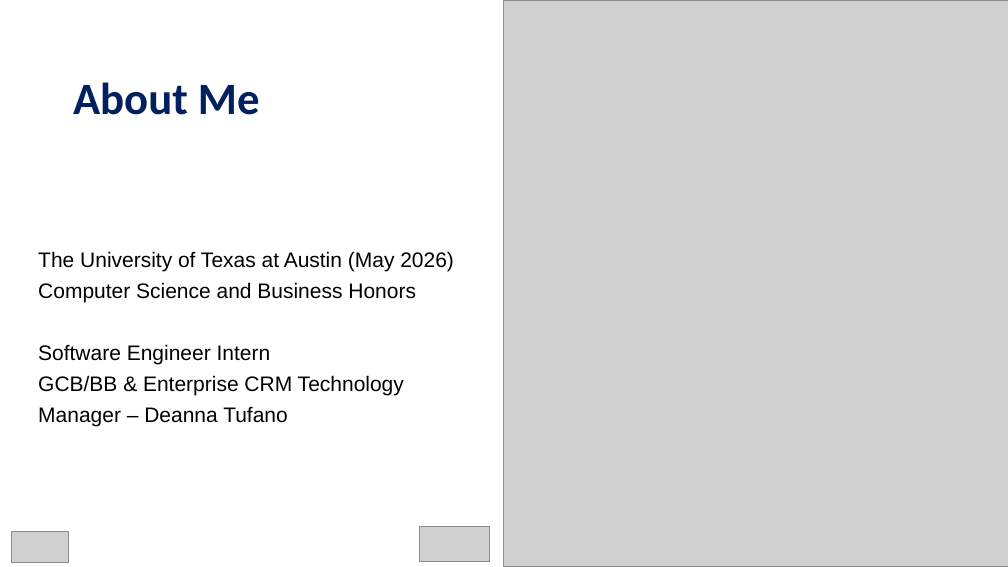
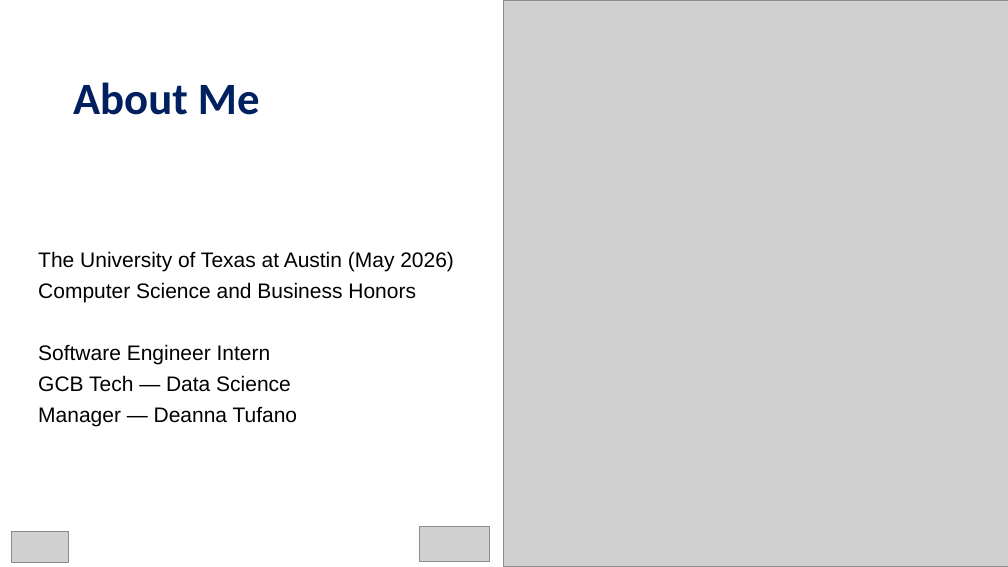
Before and after one commit to HenryQuillin/g380, a slide deck: slide 2 of NewsNudge-updated.pptx. Drawn at 1008x567 pixels with LibreOffice and Linux fonts; fonts in the diff are those of the drawing; grey boxes stand for pictures. Boxes give left, top, right and bottom in pixels: in the first picture for what was removed or moved away, otherwise in the second. Text is boxed around its words. In the diff, an @@ line names an element or a change of style, - is before the commit and + after.

```diff
--- a/NewsNudge-updated.pptx
+++ b/NewsNudge-updated.pptx
@@ text at <box>38,375,298,427</box>: text changed @@
-GCB/BB & Enterprise CRM Technology
-Manager – Deanna Tufano
+GCB Tech — Data Science
+Manager — Deanna Tufano
```
Also in this commit, not shown: 3 other slides changed, 1 slide added.
